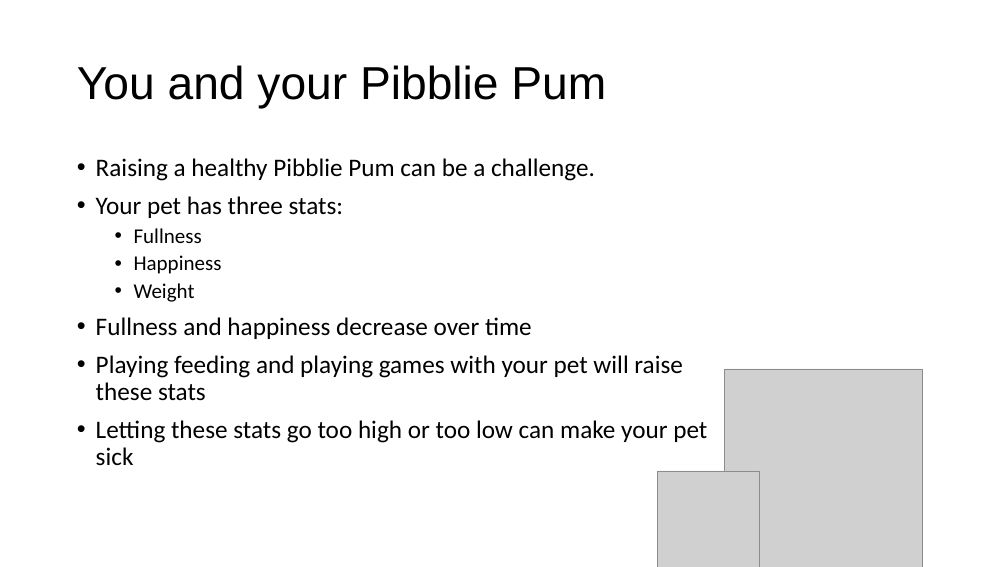
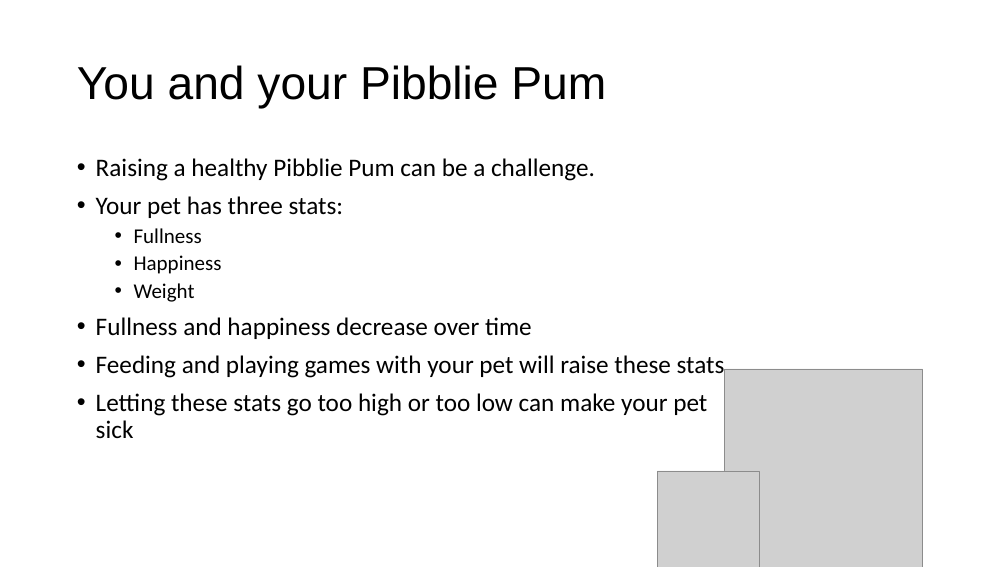
Before and after one commit to GregVanK/PibbliePums, a slide deck: slide 3 of Documents/GamePresentation1.pptx. Drawn at 1008x567 pixels with LibreOffice and Linux fonts; fonts in the diff are those of the drawing; grey boxes stand for pictures; background and template pictures are left out. Boxes give left, top, right and bottom in pixels: in the first picture for what was removed or moved away, otherwise in the second. Text is boxed around its words. In the diff, an @@ line names an element or a change of style, - is before the commit and + after.

Commit message:
Spelling fix

```diff
--- a/Documents/GamePresentation1.pptx
+++ b/Documents/GamePresentation1.pptx
@@ text at [96,355,725,379]: text changed @@
-• Playing feeding and playing games with your pet will raise these stats
+• Feeding and playing games with your pet will raise these stats
```
